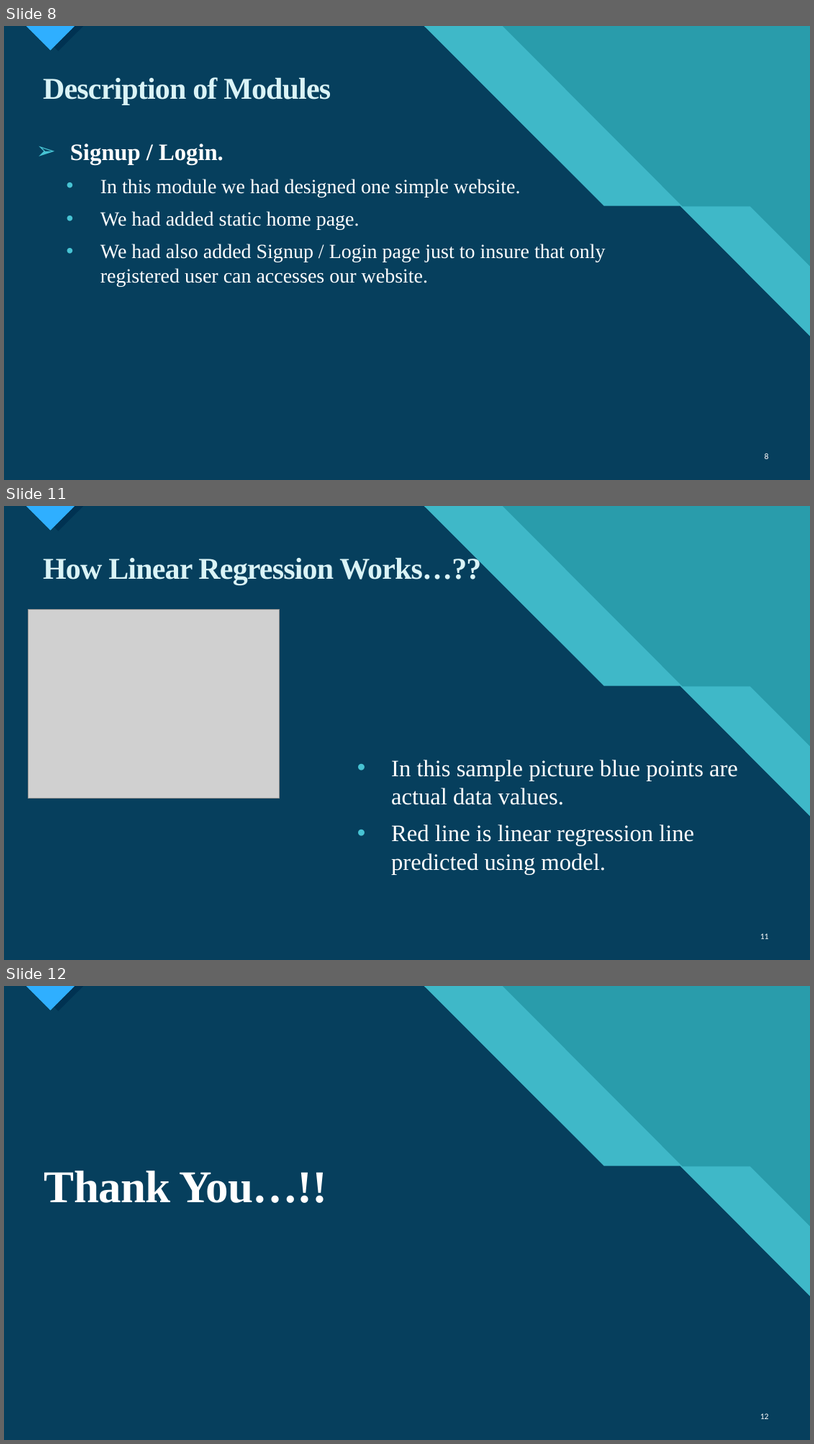
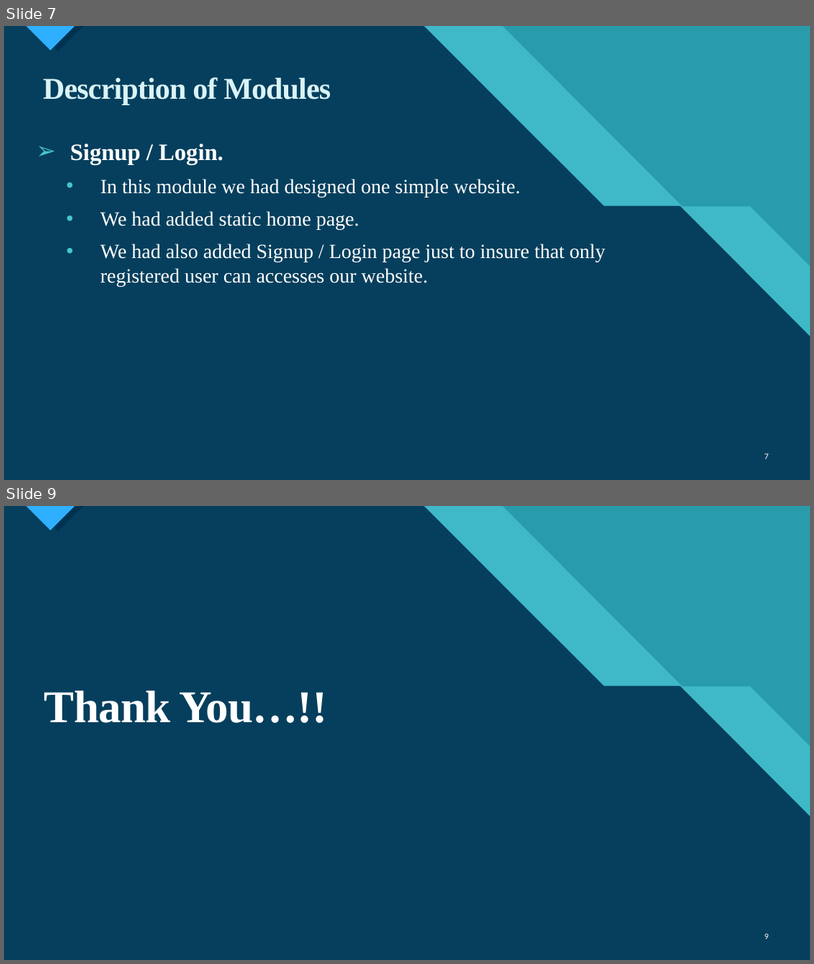
Before and after one commit to paramshah31/housePricePrediction, a slide deck: House Price Prediction.pptx. Shown one above the other, each under a label of ours: slides 8, 11 and 12 before the commit, slides 7 and 9 after it; the slides between them are not shown. The pictures are 814x1444 and 814x964 pixels, drawn with LibreOffice and Linux fonts; fonts in the diff are those of the drawing; grey boxes stand for pictures. Boxes give left, top, right and bottom in pixels: in the first picture for what was removed or moved away, otherwise in the second. Text is boxed around its words. In the diff, an @@ line names an element or a change of style, - is before the commit and + after.

```diff
--- a/House Price Prediction.pptx
+++ b/House Price Prediction.pptx
@@ slide 11 removed at [4, 506, 810, 960], background #47C3D3; not listed: 14 template elements that a slide beside it also shows @@
@@ title removed at [43, 555, 481, 584] @@
-How Linear Regression Works…??
@@ picture removed at [28, 610, 280, 798] @@
@@ text removed at [391, 759, 738, 874] @@
-    • In this sample picture blue points are actual data values.
-    • Red line is linear regression line predicted using model.
@@ page number removed at [761, 933, 769, 939] @@
-11
@@ what was slide 8 is now slide 7 @@
@@ page number at [765, 453, 769, 459]: text changed @@
-8
+7
@@ what was slide 12 is now slide 9 @@
@@ page number at [765, 933, 769, 939]: text changed @@
-12
+9
```
Also in this commit, not shown: 3 slides changed, 2 other slides removed, 10 other files.
